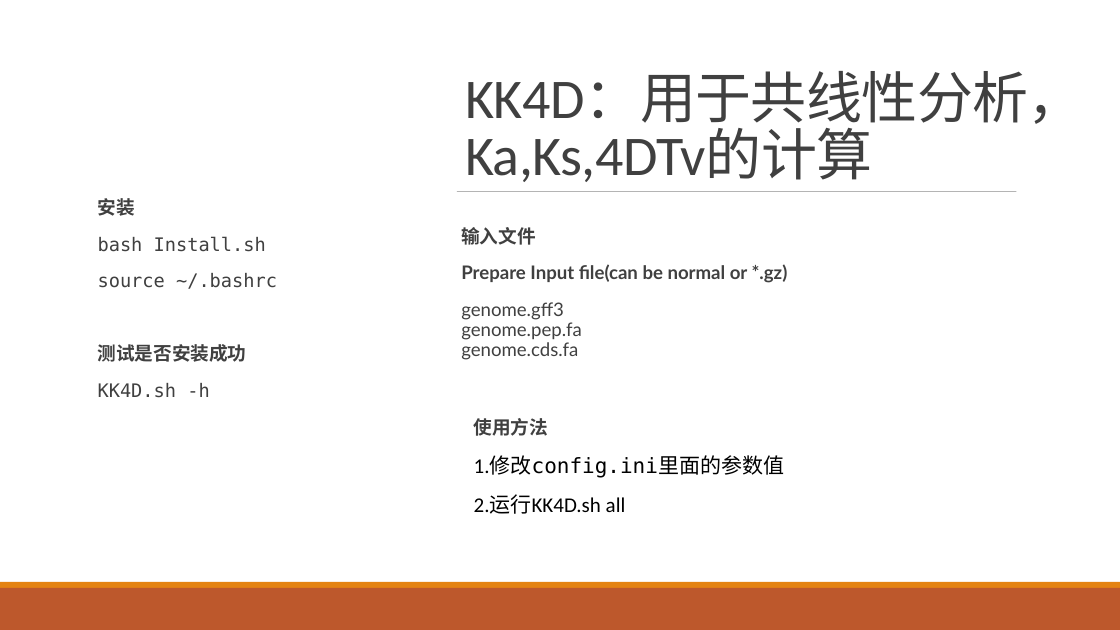
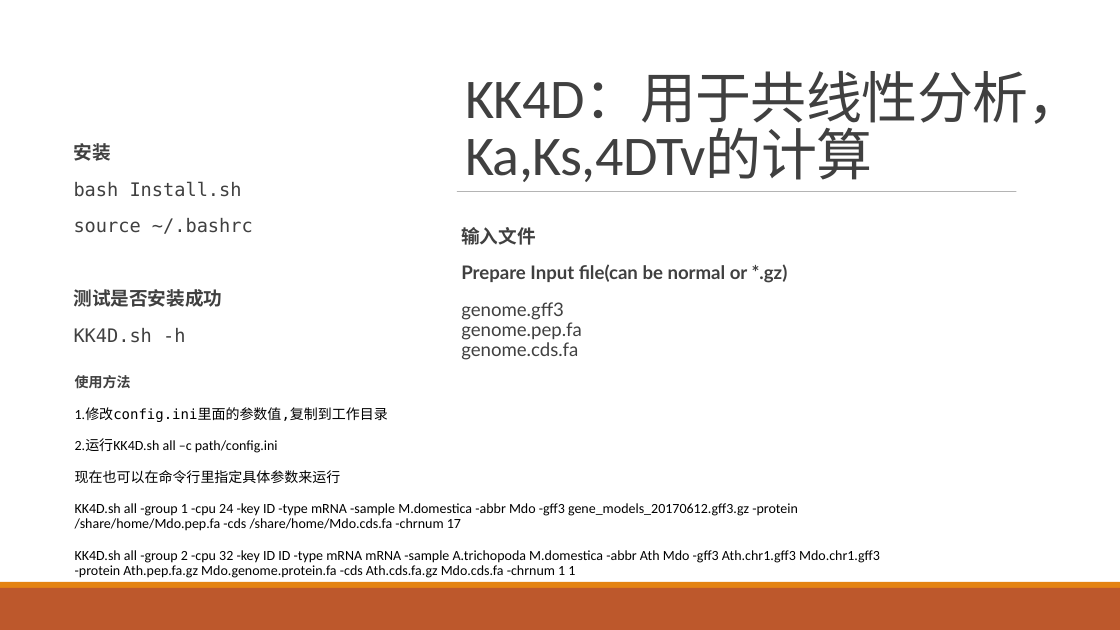
Before and after one commit to chaimol/KK4D, a slide deck: slide 1 of KK4D使用方法.pptx. Drawn at 1120x630 pixels with LibreOffice and Linux fonts; fonts in the diff are those of the drawing. Boxes give left, top, right and bottom in pixels: in the first picture for what was removed or moved away, otherwise in the second. Text is boxed around its words. In the diff, an @@ line names an element or a change of style, - is before the commit and + after.

```diff
--- a/KK4D使用方法.pptx
+++ b/KK4D使用方法.pptx
@@ text "安装": place and size @@
-text "安装" at bbox=[98, 198, 277, 398]
+text "安装" at bbox=[74, 143, 253, 343]
@@ text "使用方法": place and size @@
-text "使用方法" at bbox=[474, 418, 784, 514]
+text "使用方法" at bbox=[75, 375, 880, 578]
@@ text at bbox=[75, 375, 131, 389]: size 16 to 12 pt in "使用方法" @@
@@ text at bbox=[75, 407, 880, 578]: text changed; size 18 to 12 pt @@
-  1.修改config.ini里面的参数值
-  2.运行KK4D.sh all
+  1.修改config.ini里面的参数值,复制到工作目录
+  2.运行KK4D.sh all –c path/config.ini
+  现在也可以在命令行里指定具体参数来运行
+  KK4D.sh all -group 1 -cpu 24 -key ID -type mRNA -sample M.domestica -abbr Mdo -gff3 gene_models_20170612.gff3.gz -protein /share/home/Mdo.pep.fa -cds /share/home/Mdo.cds.fa -chrnum 17
+  KK4D.sh all -group 2 -cpu 32 -key ID ID -type mRNA mRNA -sample A.trichopoda M.domestica -abbr Ath Mdo -gff3 Ath.chr1.gff3 Mdo.chr1.gff3 -protein Ath.pep.fa.gz Mdo.genome.protein.fa -cds Ath.cds.fa.gz Mdo.cds.fa -chrnum 1 1
```
Also in this commit, not shown: 2 other slides changed, 13 other files.
